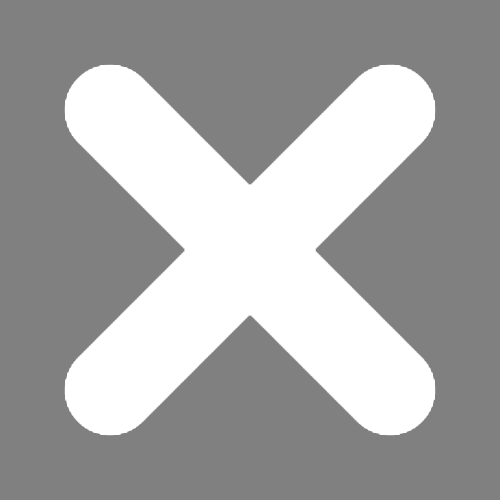
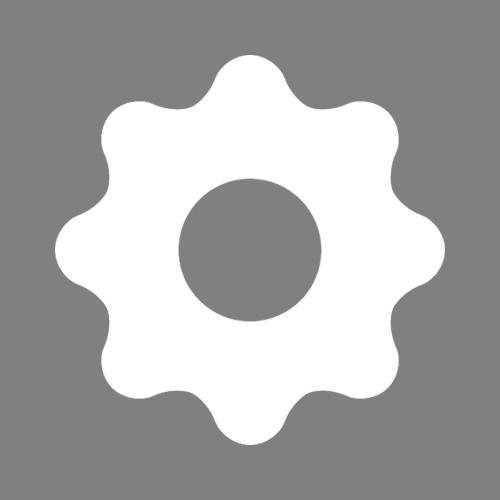
Layer changes from the first 500×500 image to the second:
hid "Close drawn with curves" over left=64, top=64, right=436, bottom=436
showed "Drawn outline" over left=55, top=55, right=445, bottom=445
